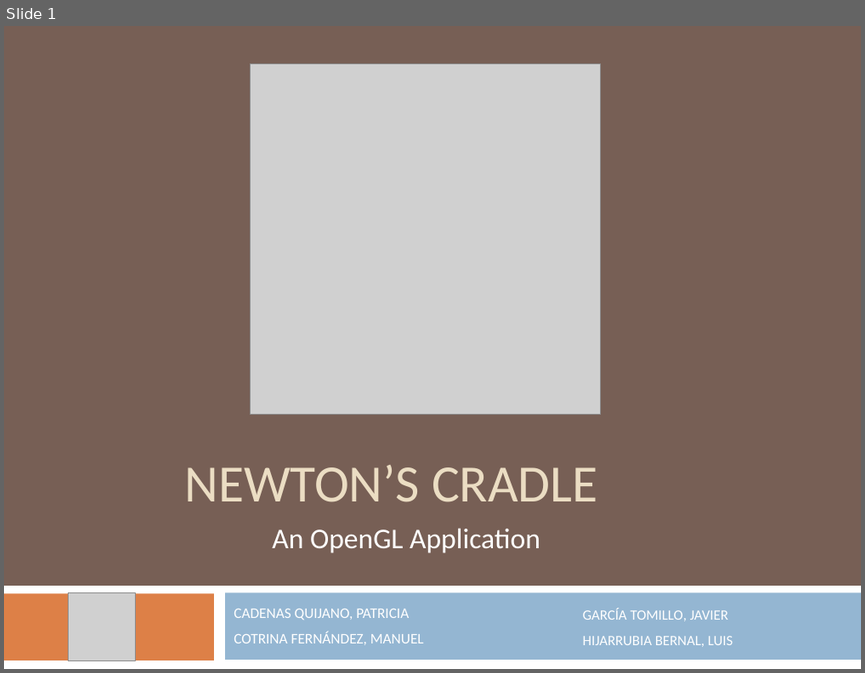
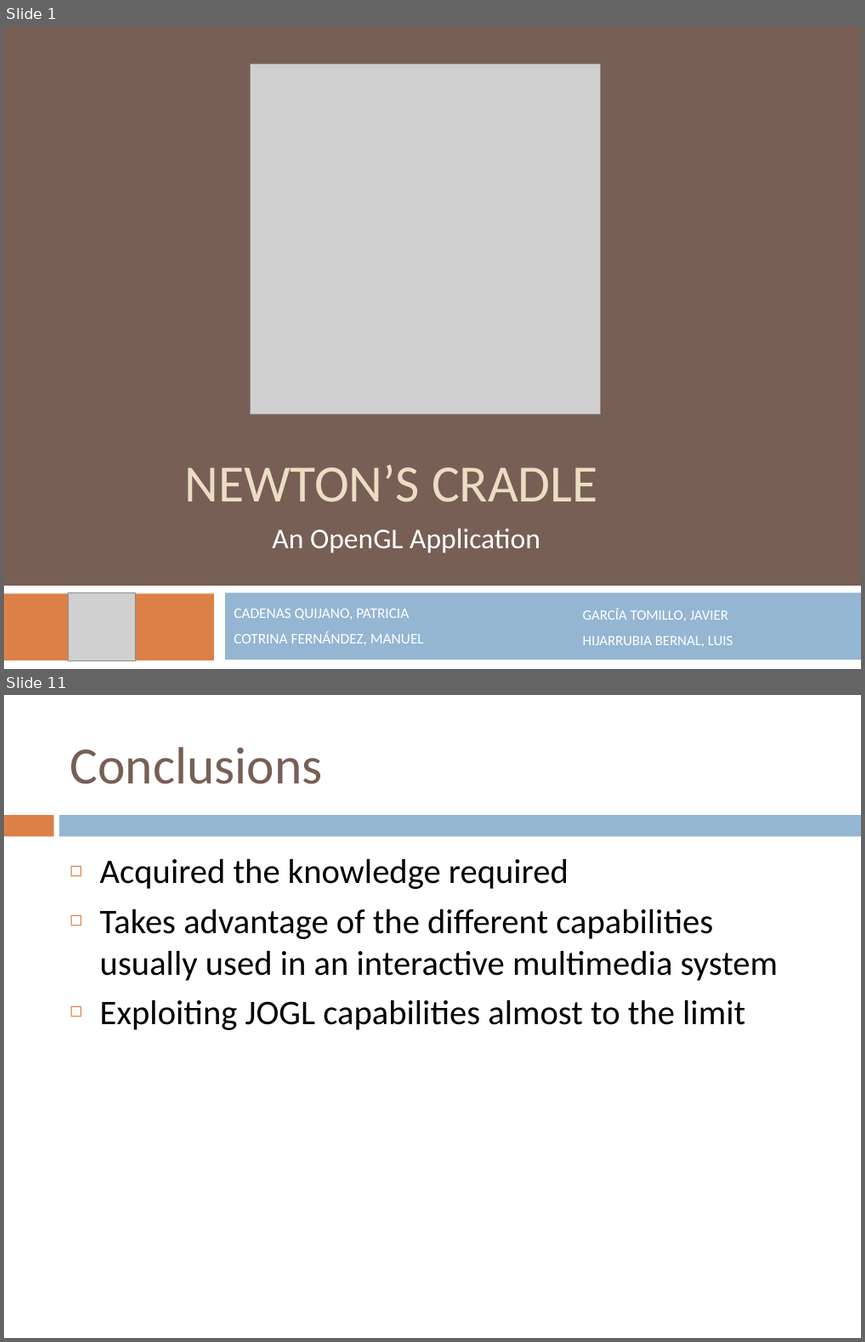
Before and after one commit to avatarreturn/newton-cradle, a slide deck: Newton1/documentacion/Presentation.pptx. Shown one above the other, each under a label of ours: slide 1 before the commit, slides 1 and 11 after it; the slides between them are not shown. The pictures are 865x673 and 865x1342 pixels, drawn with LibreOffice and Linux fonts; fonts in the diff are those of the drawing; grey boxes stand for pictures. Boxes give left, top, right and bottom in pixels: in the first picture for what was removed or moved away, otherwise in the second. Text is boxed around its words. In the diff, an @@ line names an element or a change of style, - is before the commit and + after.

```diff
--- a/Newton1/documentacion/Presentation.pptx
+++ b/Newton1/documentacion/Presentation.pptx
@@ slide 11 added at [4,695,861,1338], background #FFFFFF @@
@@ title added at [69,747,322,784], 44 pt, text #775F55 @@
+Conclusions
@@ rectangle added at [4,815,53,836], fill #DD8047 @@
@@ rectangle added at [60,815,861,836], fill #94B6D2 @@
@@ text added at [100,858,778,1030], 29 pt, text #000000 @@
+◻ Acquired the knowledge required
+◻ Takes advantage of the different capabilities usually used in an interactive multimedia system
+◻ Exploiting JOGL capabilities almost to the limit
```
Also in this commit, not shown: 10 other slides added, 8 slides removed.
